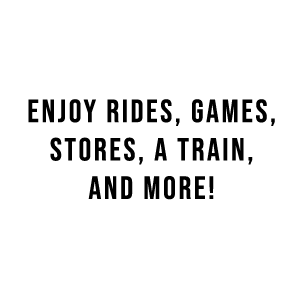
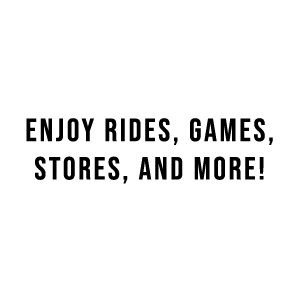
Revision of a layered 300x300 image; what changed, layer by layer:
renamed "ENJOY RIDEs, GAMES, STORES, A TRAIN, AND MORE!" to "ENJOY RIDEs, GAMES, STORES, AND MORE!", painted on it over [26, 99, 275, 200]
